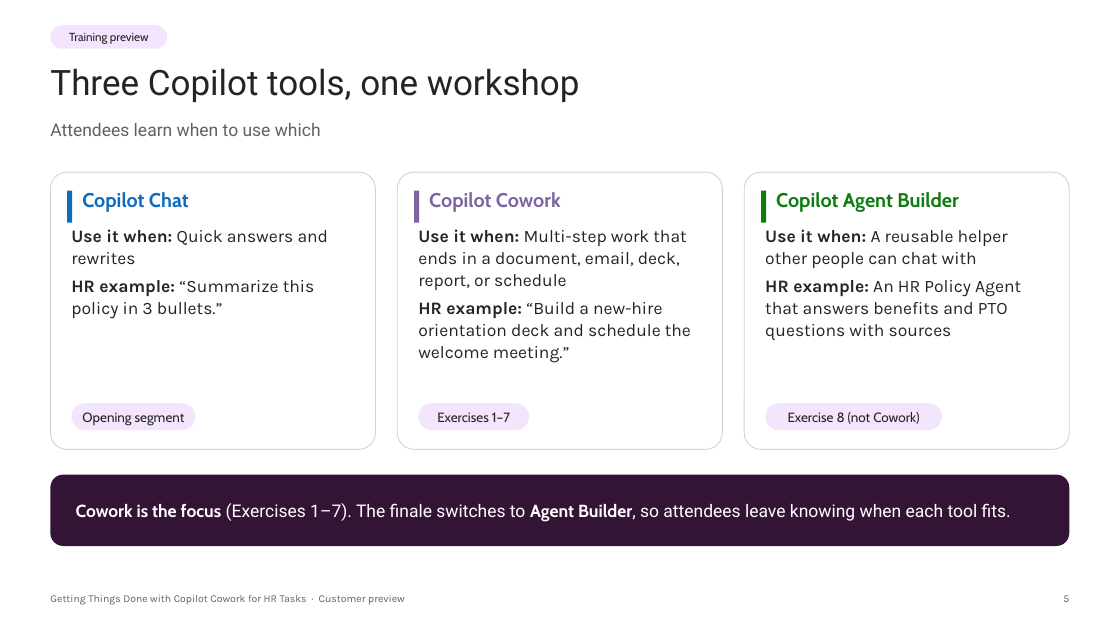
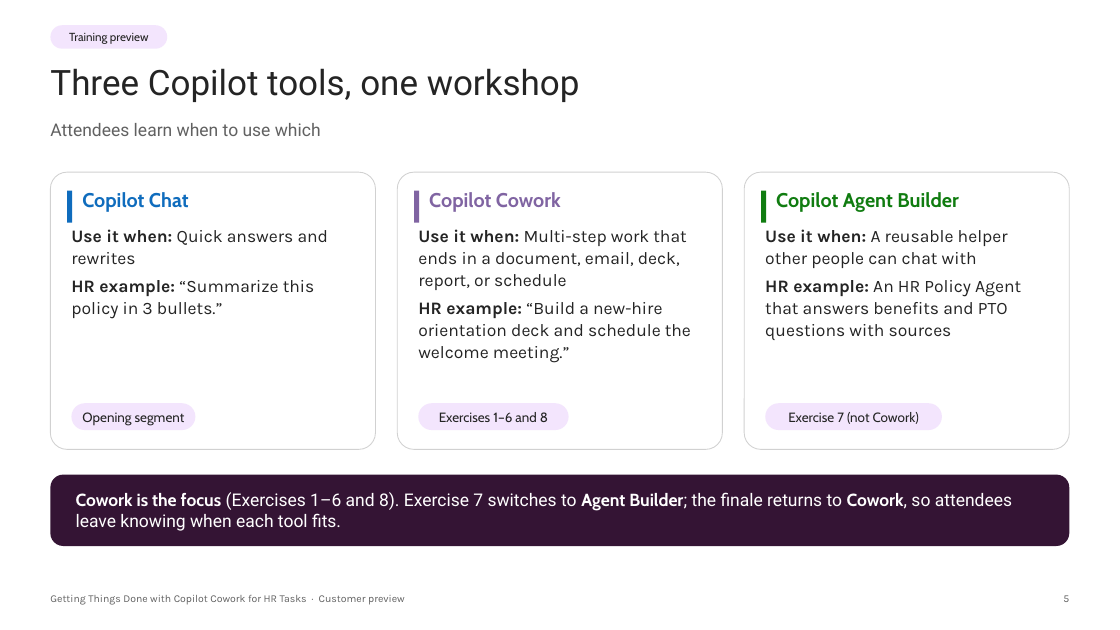
Before and after one commit to ragage/ai_hr_cowork_workshop, a slide deck: slide 5 of instructor/customer-preview-deck.pptx. Drawn at 1120x630 pixels with LibreOffice and Linux fonts; fonts in the diff are those of the drawing; background and template pictures are left out. Boxes give left, top, right and bottom in pixels: in the first picture for what was removed or moved away, otherwise in the second. Text is boxed around its words. In the diff, an @@ line names an element or a change of style, - is before the commit and + after.

```diff
--- a/instructor/customer-preview-deck.pptx
+++ b/instructor/customer-preview-deck.pptx
@@ rounded rectangle: place and size @@
-rounded rectangle at box(418, 403, 529, 430)
+rounded rectangle at box(418, 403, 569, 430)
@@ text at box(439, 412, 548, 422): text changed @@
-Exercises 1–7
+Exercises 1–6 and 8
@@ text at box(788, 412, 919, 424): text changed @@
-Exercise 8 (not Cowork)
+Exercise 7 (not Cowork)
@@ text at box(76, 492, 1012, 531): text changed @@
-Cowork is the focus (Exercises 1–7). The finale switches to Agent Builder, so attendees leave knowing when each tool fits.
+Cowork is the focus (Exercises 1–6 and 8). Exercise 7 switches to Agent Builder; the finale returns to Cowork, so attendees leave knowing when each tool fits.
```
Also in this commit, not shown: 7 other slides changed, 55 other files.
